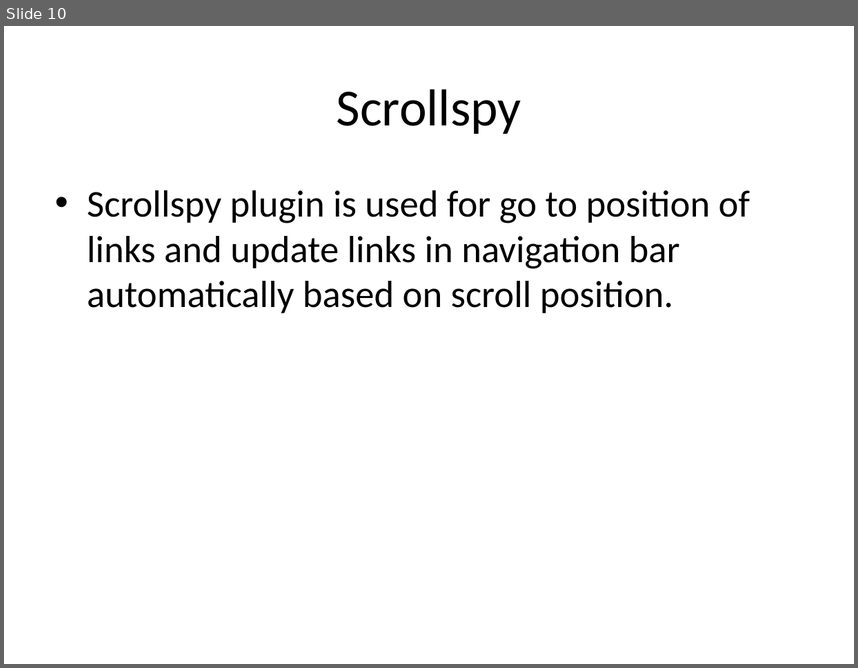
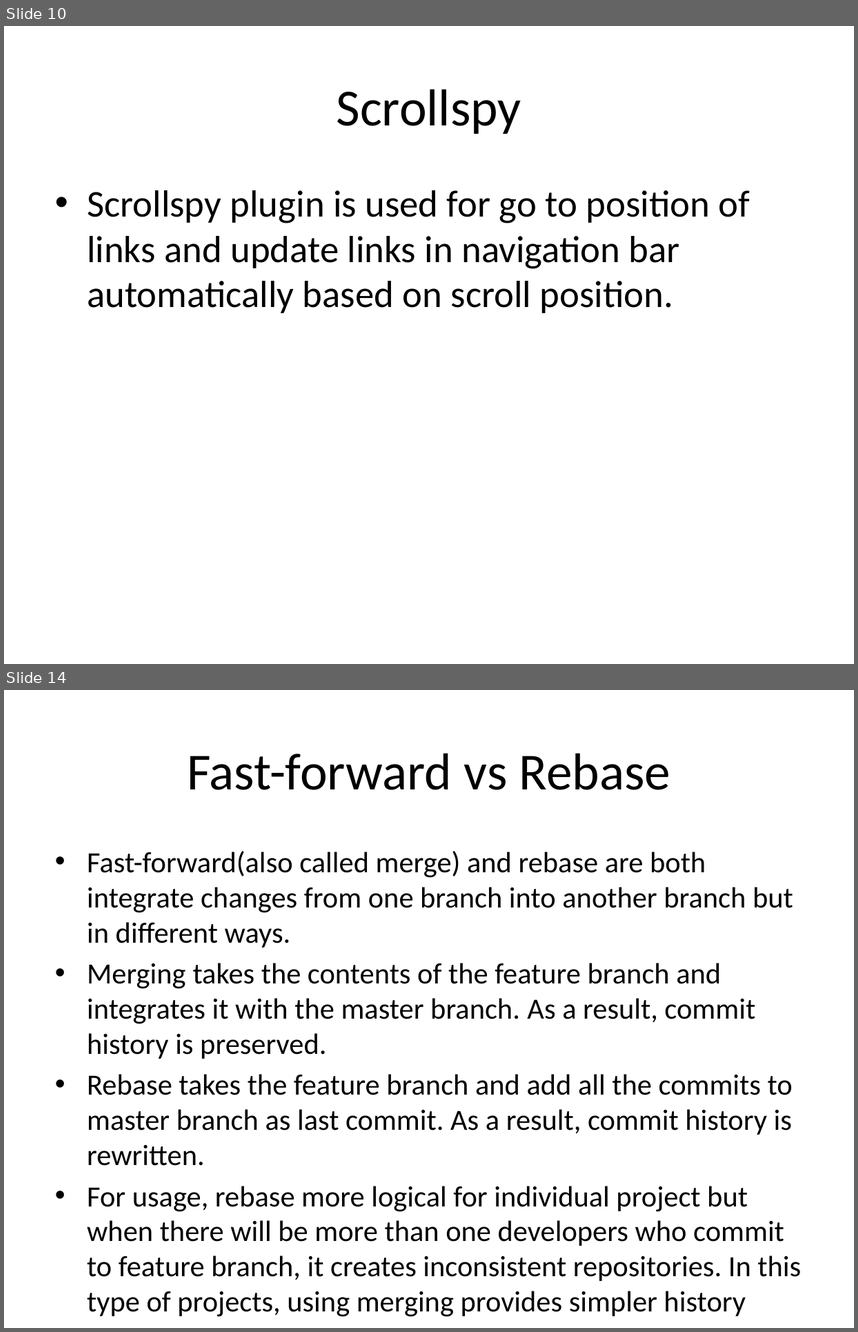
Before and after one commit to TechCareer-FrontEnd-1/tubisad-frontend-musabsakar, a slide deck: homeworks_musab_sakar.pptx. Shown one above the other, each under a label of ours: slide 10 before the commit, slides 10 and 14 after it; the slides between them are not shown. The pictures are 858x668 and 858x1332 pixels, drawn with LibreOffice and Linux fonts; fonts in the diff are those of the drawing. Boxes give left, top, right and bottom in pixels: in the first picture for what was removed or moved away, otherwise in the second. Text is boxed around its words. In the diff, an @@ line names an element or a change of style, - is before the commit and + after.

```diff
--- a/homeworks_musab_sakar.pptx
+++ b/homeworks_musab_sakar.pptx
@@ slide 14 added at [4, 690, 854, 1328], background #FFFFFF @@
@@ title added at [187, 753, 671, 790], 44 pt, text #000000 @@
+Fast-forward vs Rebase
@@ text added at [87, 851, 801, 1317], 24.8 pt, text #000000 @@
+• Fast-forward(also called merge) and rebase are both integrate changes from one branch into another branch but in different ways.
+• Merging takes the contents of the feature branch and integrates it with the master branch. As a result, commit history is preserved.
+• Rebase takes the feature branch and add all the commits to master branch as last commit. As a result, commit history is rewritten.
+• For usage, rebase more logical for individual project but when there will be more than one developers who commit to feature branch, it creates inconsistent repositories. In this type of projects, using merging provides simpler history
```
Also in this commit, not shown: 4 other slides added.
